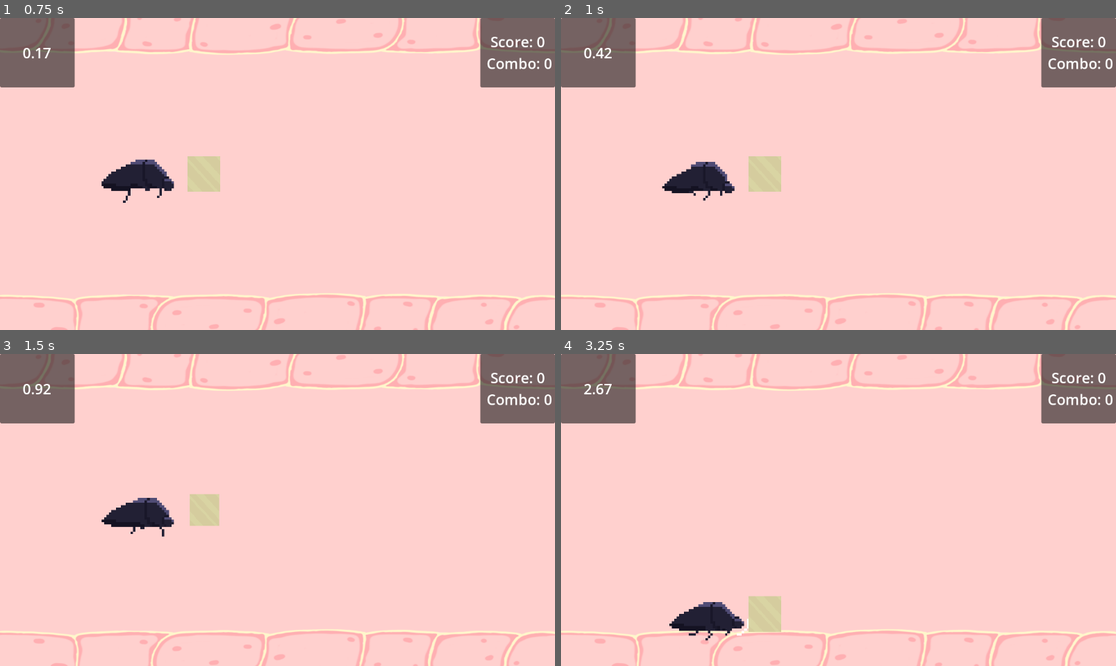
Above: before the commit, frames 1-4 (two rows, left to right).
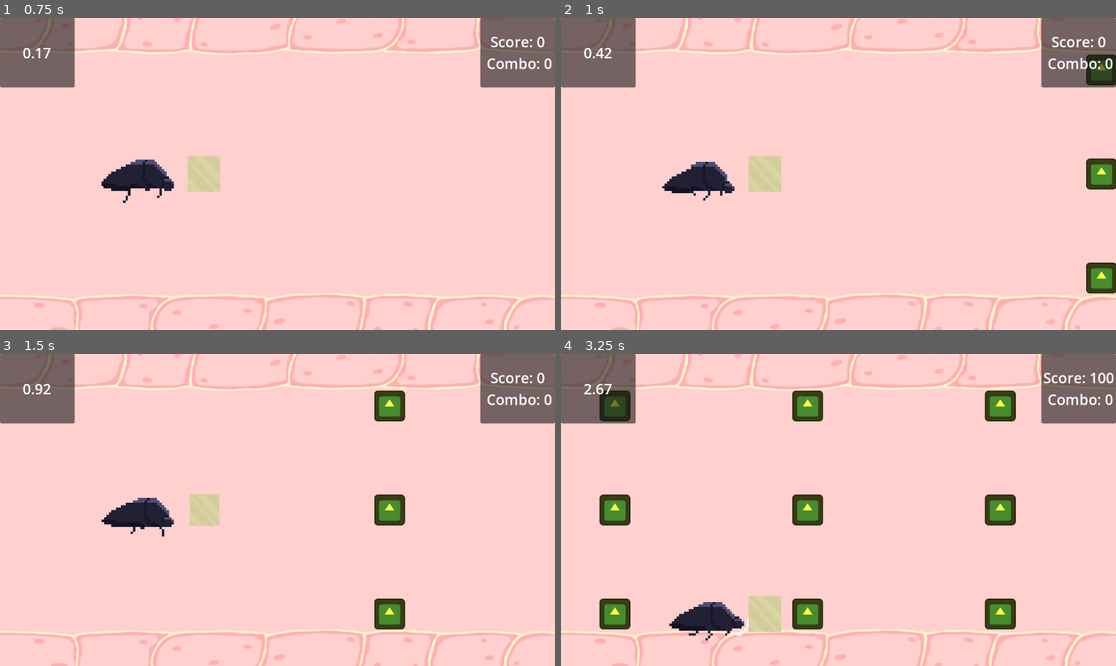
Above: after the commit, the same moments.

Repository: milnej/EscapeFromFrog
Game: Godot game, scene res://Scene/menu.tscn
Same seed, same stepped clock (60 frames per second), same inputs: the game is played once before the commit and once after it. The engine's default icon, where the game draws it, is replaced by a stand-in: a white triangle on a blue panel in a dark square.
Inputs:
- Up to frame 1 (0.75 s): click "Start" at 0.5 s
- Up to frame 2 (1 s): no input
- Up to frame 3 (1.5 s): hold L (note_right) from 1.28 s (still down); tap Space (beetle_attack) at 1.35 s
- Up to frame 4 (3.25 s): release L (note_right) at 2.03 s; hold S (beetle_down) 2.03-2.78 s; tap Space (beetle_attack) at 2.1, 2.85 s; hold L (note_right) from 2.78 s (still down)

Frame 1 is identical in both runs. In frame 2, 1.6% of the frame differs, in the area x 94-100%, y 11-89%; in frame 3, 1.7%; in frame 4, 5.2%, in the area x 6-100%, y 6-89%.
Error before the commit: Parse Error: Could not preload resource file "res://Scene/unbreakable_flesh.tscn". (res://road.gd:6)

Commit message:
fixed unbreakable wall

Diff:
--- a/Scene/beetle_trapped.tscn
+++ b/Scene/beetle_trapped.tscn
@@ -1,23 +1,20 @@
-[gd_scene load_steps=4 format=3 uid="uid://ge7urkjs6jv7"]
+[gd_scene load_steps=4 format=3 uid="uid://bpqdwakl4j5m1"]
 
-[ext_resource type="Script" path="res://Scripts/note.gd" id="1_b4x4c"]
-[ext_resource type="Texture2D" uid="uid://mia6c7q5fh12" path="res://Resources/Sprites/trapped_beetle.png" id="2_1hyj5"]
+[ext_resource type="Script" path="res://Scripts/unbreakable_flesh.gd" id="1_q5tcs"]
+[ext_resource type="Texture2D" uid="uid://bs6r4ygmfwj0x" path="res://icon.svg" id="2_xxukw"]
 
 [sub_resource type="RectangleShape2D" id="RectangleShape2D_yf74h"]
 size = Vector2(128, 128)
 
 [node name="Note2" type="Node2D"]
-script = ExtResource("1_b4x4c")
-points_value = 500
+script = ExtResource("1_q5tcs")
 
 [node name="Sprite2D" type="Sprite2D" parent="."]
-texture_filter = 1
-position = Vector2(9.53674e-07, -9.53674e-07)
-texture = ExtResource("2_1hyj5")
+modulate = Color(0.0470588, 0.282353, 0.494118, 1)
+scale = Vector2(0.5, 0.5)
+texture = ExtResource("2_xxukw")
 
 [node name="Area2D" type="Area2D" parent="Sprite2D"]
-position = Vector2(-9.53674e-07, 9.53674e-07)
-scale = Vector2(0.5, 0.5)
 collision_layer = 2
 
 [node name="CollisionShape2D" type="CollisionShape2D" parent="Sprite2D/Area2D"]
--- a/Scene/unbreakable_flesh.tscn
+++ b/Scene/unbreakable_flesh.tscn
@@ -1,24 +1,23 @@
 [gd_scene load_steps=4 format=3 uid="uid://js41db8ow8hu"]
 
-[ext_resource type="Script" path="res://Scripts/acid.gd" id="1_b0nbv"]
-[ext_resource type="Texture2D" uid="uid://cx6s8571167nb" path="res://Resources/Sprites/barrier.png" id="2_0e65y"]
+[ext_resource type="Script" path="res://Scripts/acid.gd" id="1_0eqyo"]
+[ext_resource type="Texture2D" uid="uid://bs6r4ygmfwj0x" path="res://icon.svg" id="2_c6od4"]
 
 [sub_resource type="RectangleShape2D" id="RectangleShape2D_yf74h"]
 size = Vector2(128, 128)
 
 [node name="Note2" type="Node2D"]
-script = ExtResource("1_klm06")
+script = ExtResource("1_0eqyo")
 
 [node name="Sprite2D" type="Sprite2D" parent="."]
-texture_filter = 1
-scale = Vector2(0.666667, 0.5)
-texture = ExtResource("2_0e65y")
+modulate = Color(0.537255, 0.0666667, 0, 1)
+scale = Vector2(0.5, 0.5)
+texture = ExtResource("2_c6od4")
 
 [node name="Area2D" type="Area2D" parent="Sprite2D"]
 collision_layer = 2
 
 [node name="CollisionShape2D" type="CollisionShape2D" parent="Sprite2D/Area2D"]
-scale = Vector2(0.75, 1)
 shape = SubResource("RectangleShape2D_yf74h")
 debug_color = Color(0.94902, 0.184314, 0.341176, 0.419608)
 
--- a/note.tscn
+++ b/note.tscn
@@ -1,17 +1,16 @@
 [gd_scene load_steps=4 format=3 uid="uid://bngn2iigrq677"]
 
-[ext_resource type="Script" path="res://Scripts/note.gd" id="1_jmnrm"]
+[ext_resource type="Script" path="res://Scripts/breakable_flesh.gd" id="1_4krcn"]
 [ext_resource type="Texture2D" uid="uid://bs6r4ygmfwj0x" path="res://icon.svg" id="1_nq5ql"]
 
 [sub_resource type="RectangleShape2D" id="RectangleShape2D_yf74h"]
 size = Vector2(128, 128)
 
-[node name="Note3" type="Node2D"]
-script = ExtResource("1_jmnrm")
-points_value = 100
+[node name="Note" type="Node2D"]
+script = ExtResource("1_4krcn")
 
 [node name="Sprite2D" type="Sprite2D" parent="."]
-modulate = Color(0, 0.619635, 0.966662, 1)
+modulate = Color(1, 1, 0.247059, 1)
 scale = Vector2(0.5, 0.5)
 texture = ExtResource("1_nq5ql")
 
Not shown: 1 places in Scene/guts.tscn that only renumber resources
